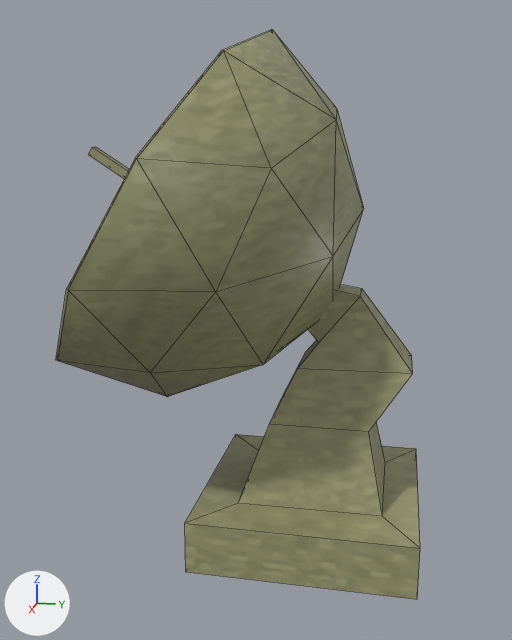
The OBJ model LearningOpenGL_CoreProfile/LearningOpenGL_CoreProfile/GameData/mods/SpaceArcade/Assets/Models3D/satellite/GroundSatellite.obj: old version first, new version second.
The view is the same before and after, from a camera (50 mm lens) standing at (1.828, 0.202, 1.051) and looking at (0.019, -0.159, 0.599). Lighting does not change. The marker at lower left points along +X, +Y and +Z. Mesh edges are drawn as thin lines. Where no turn or scale is listed for an object, it has been applied to the vertices.

The first picture shows 'Satellite_Cube.001'.
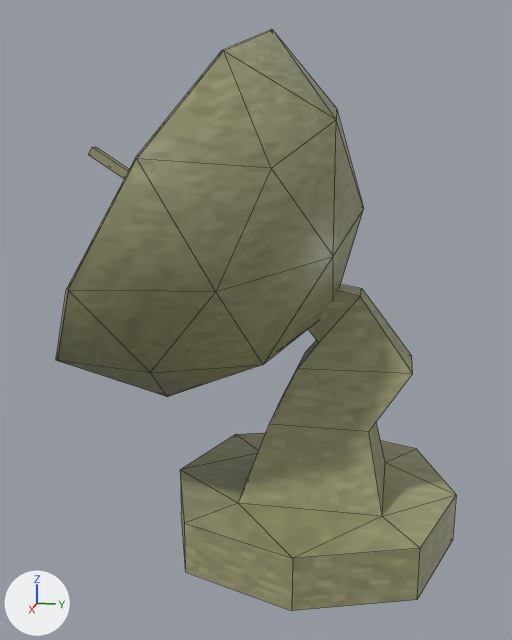
Changed parts and their boxes [x1, y1, x2, y2] in the pictures (512 x 640 px):
'Satellite_Cube.001', reshaped (10% wider): before [56, 29, 420, 600]; after [56, 29, 456, 611]
part 1 of me_satellite_cube_001, built on: before [185, 434, 420, 600]; after [180, 433, 456, 611]

Diff of the bpy script that builds the scene:
```diff
--- a/LearningOpenGL_CoreProfile/LearningOpenGL_CoreProfile/GameData/mods/SpaceArcade/Assets/Models3D/satellite/GroundSatellite.obj.py
+++ b/LearningOpenGL_CoreProfile/LearningOpenGL_CoreProfile/GameData/mods/SpaceArcade/Assets/Models3D/satellite/GroundSatellite.obj.py
@@ me_satellite_cube_001 @@
 # used by ob_satellite_cube_001; location = (0.0, 0.0, 0.0)
-me_satellite_cube_001.from_pydata(...)  # 108 vertices, 144 faces; spans x -0.484..0.48, y -0.652..0.288, z -0.004..1.328
+me_satellite_cube_001.from_pydata(...)  # 117 vertices, 159 faces; spans x -0.484..0.48, y -0.652..0.389, z -0.004..1.328
+# me_satellite_cube_001 part 1
+# 9 faces are deleted
+# 9 vertices are added at x -0.389..0.389, y -0.389..0.389, z -0.004..0.134
+# 24 new faces join them
 me_satellite_cube_001.materials.append(mat_material)
```
